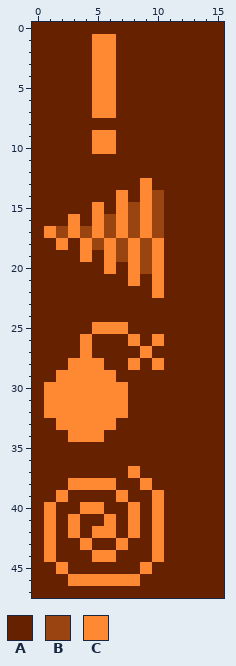
Pixel-art sprite: _res/mode_icons.png. This is how it looked before the edit.
The file is 16x48 pixels.
Palette (. is transparent): A #662200  B #994411  C #ff8833
Pixels before, first column x 0:
 0 AAAAAAAAAAAAAAAA
 1 AAAAACCAAAAAAAAA
 2 AAAAACCAAAAAAAAA
 3 AAAAACCAAAAAAAAA
 4 AAAAACCAAAAAAAAA
 5 AAAAACCAAAAAAAAA
 6 AAAAACCAAAAAAAAA
 7 AAAAACCAAAAAAAAA
 8 AAAAAAAAAAAAAAAA
 9 AAAAACCAAAAAAAAA
10 AAAAACCAAAAAAAAA
11 AAAAAAAAAAAAAAAA
12 AAAAAAAAAAAAAAAA
13 AAAAAAAAACAAAAAA
14 AAAAAAACACBAAAAA
15 AAAAACACBCBAAAAA
16 AAACACBCBCBAAAAA
17 ACBCBCBCBCBAAAAA
18 AACACBCBCBCAAAAA
19 AAAACACBCBCAAAAA
20 AAAAAACACBCAAAAA
21 AAAAAAAACACAAAAA
22 AAAAAAAAAACAAAAA
23 AAAAAAAAAAAAAAAA
24 AAAAAAAAAAAAAAAA
25 AAAAACCCAAAAAAAA
26 AAAACAAACACAAAAA
27 AAAACAAAACAAAAAA
28 AAACCCAACACAAAAA
29 AACCCCCAAAAAAAAA
30 ACCCCCCCAAAAAAAA
31 ACCCCCCCAAAAAAAA
32 ACCCCCCCAAAAAAAA
33 AACCCCCAAAAAAAAA
34 AAACCCAAAAAAAAAA
35 AAAAAAAAAAAAAAAA
36 AAAAAAAAAAAAAAAA
37 AAAAAAAACAAAAAAA
38 AAACCCCAACAAAAAA
39 AACAAAACAACAAAAA
40 ACAACCAACACAAAAA
41 ACACAACACACAAAAA
42 ACACACCACACAAAAA
43 ACAACAACAACAAAAA
44 ACAAACCAAACAAAAA
45 AACAAAAAACAAAAAA
46 AAACCCCCCAAAAAAA
47 AAAAAAAAAAAAAAAA
Once edited:
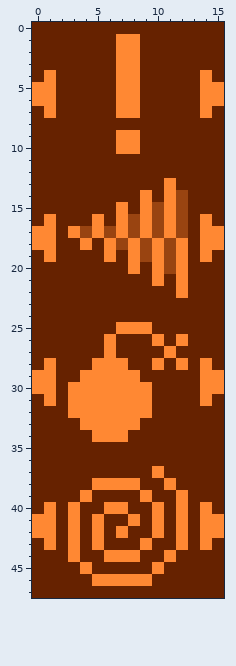
The commit says: use single bob for mode selection, add popup near base
What changed:
Changed rows in their new state; - is an unchanged pixel.
first column x 0:
 1 -----AACC-------
 2 -----AACC-------
 3 -----AACC-------
 4 -C---AACC-----C-
 5 CC---AACC-----CC
 6 CC---AACC-----CC
 7 -C---AACC-----C-
 9 -----AACC-------
10 -----AACC-------
13 ---------A-C----
14 -------A--ACB---
15 -----A--A--CB---
16 -C-A--A----CB-C-
17 C-A--------CB-CC
18 CCA--A-----BC-CC
19 -C--A--A---BC-C-
20 ------A--A-BC---
21 --------A---C---
22 ----------A-C---
25 -----AA-CC------
26 ----A-C-A---C---
27 ----A-C--A-C----
28 -C-AA-CCA---C-C-
29 CCAA---CC-----CC
30 C-A-----CC----CC
31 --A-----CC----C-
32 -AA-----CC------
33 --AA---CC-------
34 ---AA-CC--------
37 --------A-C-----
38 ---AA--CCA-C----
39 --A-C--A-CA-C---
40 ---CAACCA---C-C-
41 C----CA-----C-CC
42 C-----ACA---C-CC
43 ---CAC-A-CA-C-C-
44 -A-C-A-CC-AC----
45 --A-C----AC-----
46 ---AA----C------
Boxes around the changes in both pictures, in picture pixels (x1, y1, x2, y2):
changed: (32, 34, 224, 586)
